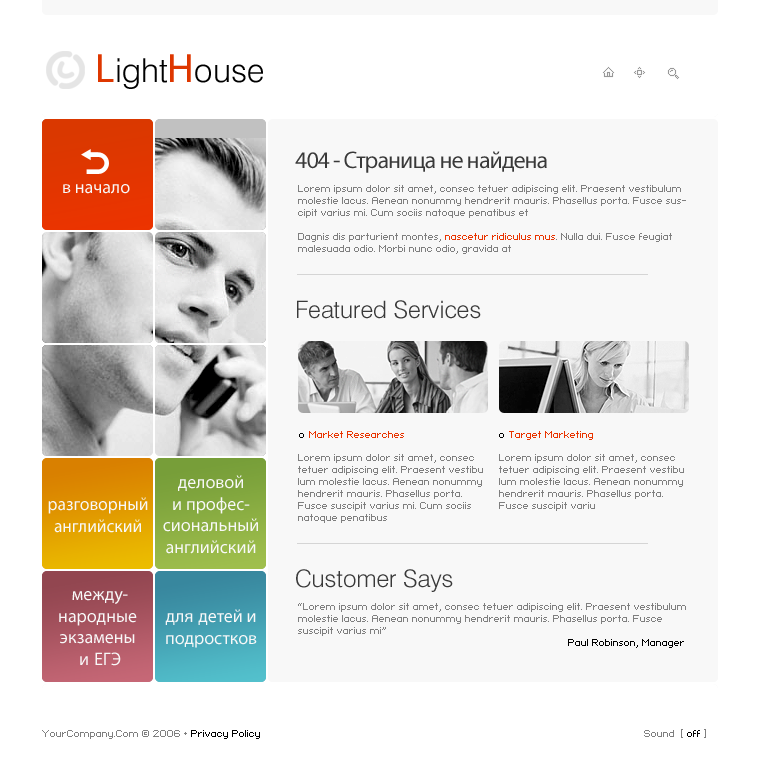
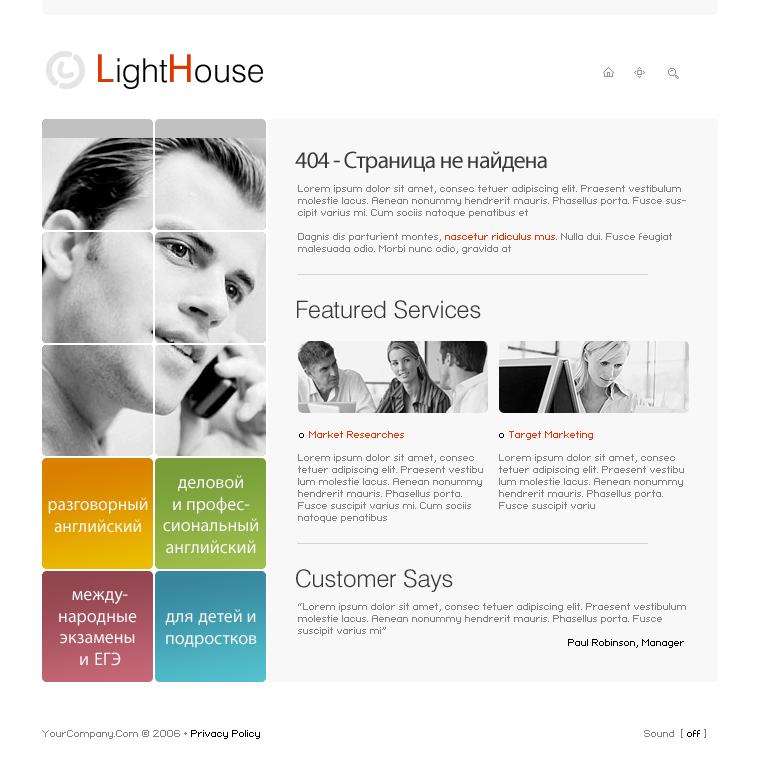
Layer changes from the first 766×780 image to the second:
hid "Shape 1" over [81, 149, 109, 174]
hid "в начало" over [63, 184, 130, 194]
hid "Layer 14 copy 4" over [42, 119, 153, 230]
